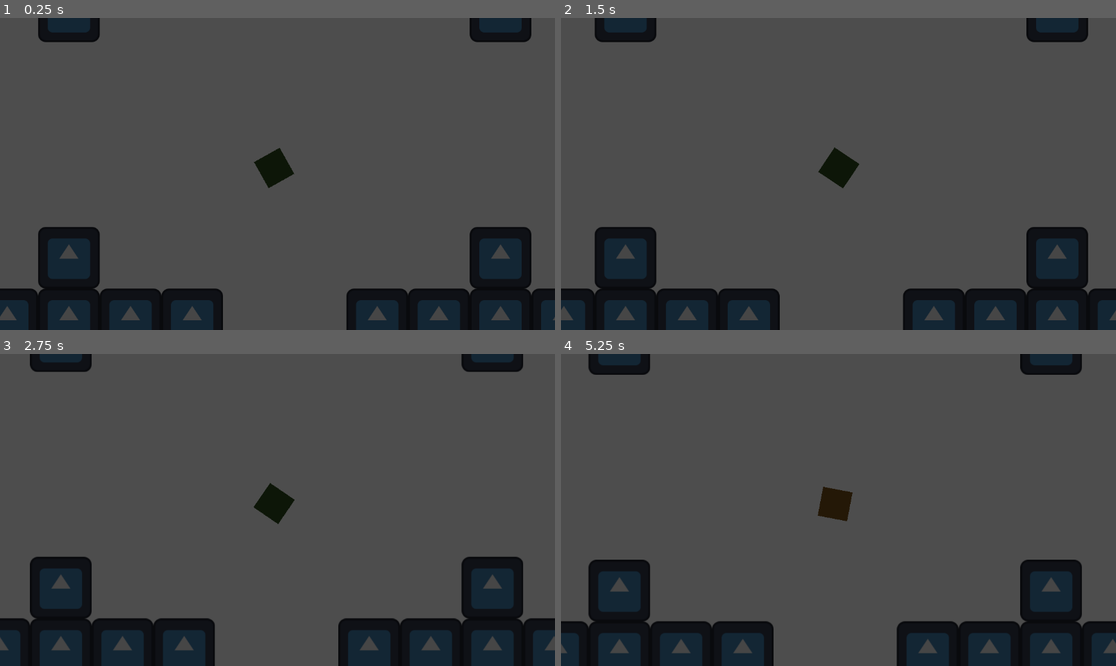
Above: before the commit, frames 1-4 (two rows, left to right).
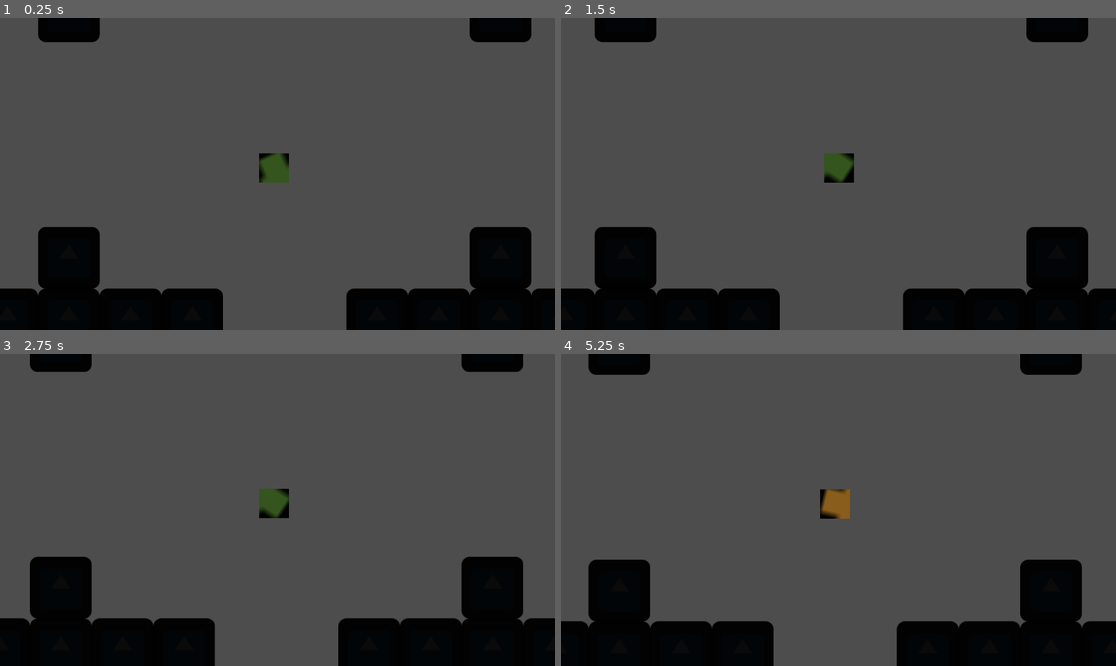
Above: after the commit, the same moments.

Repository: delaitaris/top-down-movement-game
Game: Godot game, scene res://scenes/game.tscn
Two runs of this game, one before a commit and one after it. Both use one fixed random seed, a clock stepped at 60 frames per second and the inputs below. The engine's default icon, where the game draws it, is replaced by a stand-in: a white triangle on a blue panel in a dark square.
Inputs (mouse positions are in pixels of both pictures, inside the frame that each line leads up to):
- Up to frame 1 (0.25 s): no input
- Up to frame 2 (1.5 s): tap Enter at 0.5 s; move the mouse to (749, 105) at 0.52 s; tap A (a) at 0.6 s; click (749, 105) at 0.67 s; tap D (d) at 0.8, 1.35 s; move the mouse to (749, 105) at 1.27 s; click (749, 105) at 1.42 s
- Up to frame 3 (2.75 s): tap S (s) at 1.55, 2.1 s; move the mouse to (188, 444) at 2.02 s; click (188, 444) at 2.17 s; tap W (w) at 2.3 s
- Up to frame 4 (5.25 s): move the mouse to (749, 441) at 2.77 s; tap W (w) at 2.85 s; click (749, 441) at 2.92 s; tap A (a) at 3.05, 3.6 s; move the mouse to (1005, 556) at 3.52 s; click (1005, 556) at 3.67 s; tap D (d) at 3.8, 4.35 s; move the mouse to (672, 463) at 4.27 s; click (672, 463) at 4.42 s; tap S (s) at 4.55 s; move the mouse to (866, 510) at 5.02 s; tap Ctrl (lower height) at 5.1 s; click (866, 510) at 5.17 s

The runs differ from the first frame. In frame 1, 8.4% of the frame differs, in the area x 0-100%, y 0-100%; in frame 2, 8.3%; in frame 3, 9.2%; in frame 4, 8.8%.

Commit message:
lights kinda work
they do work, but the flashlight looks shit and also idk how to make the ground tile size bigger

Diff:
--- a/project.godot
+++ b/project.godot
@@ -14,6 +14,10 @@
 run/main_scene="uid://byjy4ft7qper2"
 config/features=PackedStringArray("4.6", "Forward Plus")
 config/icon="res://sprites/icon.svg"
+
+[display]
+
+window/size/mode=2
 
 [input]
 
--- a/scenes/character.tscn
+++ b/scenes/character.tscn
@@ -4,6 +4,7 @@
 [ext_resource type="Texture2D" uid="uid://dvk7n6vvo4tlf" path="res://sprites/movement game player sprites.png" id="2_dp8ca"]
 [ext_resource type="Script" uid="uid://b4l0iga6446an" path="res://scripts/animated_sprite_2d.gd" id="3_0lw5n"]
 [ext_resource type="Script" uid="uid://cuyaapx2vxu13" path="res://scripts/camera_2d.gd" id="3_px5sl"]
+[ext_resource type="Texture2D" uid="uid://0glnptluhlvh" path="res://sprites/flashlight texture.png" id="5_dp8ca"]
 
 [sub_resource type="AtlasTexture" id="AtlasTexture_0lw5n"]
 atlas = ExtResource("2_dp8ca")
@@ -46,14 +47,6 @@
 
 [sub_resource type="CircleShape2D" id="CircleShape2D_e2o6t"]
 radius = 30.565504
-
-[sub_resource type="Gradient" id="Gradient_my7n2"]
-colors = PackedColorArray(1, 1, 1, 1, 0, 0, 0, 1)
-
-[sub_resource type="GradientTexture2D" id="GradientTexture2D_dp8ca"]
-gradient = SubResource("Gradient_my7n2")
-fill = 1
-fill_from = Vector2(0.5, 0.5)
 
 [node name="Character" type="CharacterBody2D" unique_id=323876973]
 script = ExtResource("1_wa5vi")
@@ -112,13 +105,15 @@
 initial_velocity_min = 40.0
 initial_velocity_max = 80.0
 
-[node name="PointLight2D" type="PointLight2D" parent="." unique_id=365348208]
-position = Vector2(181.99998, 126.499985)
-scale = Vector2(5.4687505, 6.734375)
-energy = 0.0
+[node name="PointLight2D" type="PointLight2D" parent="." unique_id=180403817]
+texture_filter = 1
+position = Vector2(182.68752, 123.99997)
+scale = Vector2(13.34375, 13.0625)
+range_item_cull_mask = 3
 shadow_enabled = true
-shadow_filter_smooth = 6.0
-texture = SubResource("GradientTexture2D_dp8ca")
+shadow_item_cull_mask = 3
+texture = ExtResource("5_dp8ca")
+offset = Vector2(30, 0)
 
 [connection signal="mouse_entered" from="West" to="." method="_on_west_mouse_entered"]
 [connection signal="mouse_exited" from="West" to="." method="_on_west_mouse_exited"]
--- a/scenes/game.tscn
+++ b/scenes/game.tscn
@@ -2,17 +2,40 @@
 
 [ext_resource type="PackedScene" uid="uid://b601km7ojh1bo" path="res://scenes/character.tscn" id="1_yqjtg"]
 [ext_resource type="Texture2D" uid="uid://ddxmxgyyfy8mn" path="res://sprites/icon.svg" id="2_lnu2h"]
+[ext_resource type="Texture2D" uid="uid://21m1c6lecaaj" path="res://sprites/basic tilemap blocks.png" id="3_lnu2h"]
+
+[sub_resource type="OccluderPolygon2D" id="OccluderPolygon2D_lbhrr"]
+polygon = PackedVector2Array(-64, -64, 64, -64, 64, 64, -64, 64)
 
 [sub_resource type="TileSetAtlasSource" id="TileSetAtlasSource_yqjtg"]
 texture = ExtResource("2_lnu2h")
 texture_region_size = Vector2i(128, 128)
 0:0/0 = 0
+0:0/0/occlusion_layer_0/polygon_0/polygon = SubResource("OccluderPolygon2D_lbhrr")
 0:0/0/physics_layer_0/polygon_0/points = PackedVector2Array(-64, -64, 64, -64, 64, 64, -64, 64)
 
 [sub_resource type="TileSet" id="TileSet_lnu2h"]
 tile_size = Vector2i(128, 128)
+occlusion_layer_0/light_mask = 1
 physics_layer_0/collision_layer = 1
 sources/0 = SubResource("TileSetAtlasSource_yqjtg")
+
+[sub_resource type="TileSetAtlasSource" id="TileSetAtlasSource_lbhrr"]
+texture = ExtResource("3_lnu2h")
+texture_region_size = Vector2i(32, 32)
+0:0/0 = 0
+1:0/0 = 0
+0:1/0 = 0
+1:1/0 = 0
+0:2/0 = 0
+1:2/0 = 0
+0:3/0 = 0
+1:3/0 = 0
+
+[sub_resource type="TileSet" id="TileSet_iywne"]
+tile_size = Vector2i(32, 32)
+physics_layer_0/collision_layer = 1
+sources/0 = SubResource("TileSetAtlasSource_lbhrr")
 
 [node name="Node2D" type="Node2D" unique_id=1356928179]
 
@@ -20,9 +43,17 @@
 position = Vector2(54, 6)
 
 [node name="TileMapLayer" type="TileMapLayer" parent="." unique_id=1943691467]
+light_mask = 3
+visibility_layer = 3
 position = Vector2(3, 0)
-tile_map_data = PackedByteArray("AAAAAAMAAAAAAAAAAAADAAMAAAA …(27568 unchanged characters)… AAAAAAADq/xYAAAAAAAAAAADa/wEAAAAAAAAAAAA=")
+tile_map_data = PackedByteArray("AAAAAAMAAAAAAAAAAAADAAMAAAA …(27568 unchanged characters)… AAAAAAADq/xYAAAAAAAAAAADa/wEAAAAAAAAAAAAvAP7/AAAAAAAAAAAvAP//AAAAAAAAAAAvAAAAAAAAAAAAAAAvAAEAAAAAAAAAAAA=")
 tile_set = SubResource("TileSet_lnu2h")
 
 [node name="CanvasModulate" type="CanvasModulate" parent="." unique_id=900697396]
-color = Color(0.27387273, 0.27387273, 0.27387273, 1)
+color = Color(0.03839716, 0.038397174, 0.038397126, 1)
+
+[node name="WallsGround" type="TileMapLayer" parent="." unique_id=229203416]
+light_mask = 2
+z_index = -2
+position = Vector2(-366, -298)
+tile_set = SubResource("TileSet_iywne")
--- a/scripts/character.gd
+++ b/scripts/character.gd
@@ -1,6 +1,7 @@
 extends CharacterBody2D
 @onready var particles: CPUParticles2D = $CPUParticles2D
 @onready var sprite: AnimatedSprite2D = $AnimatedSprite2D
+@onready var light: PointLight2D = $PointLight2D
 @export_range(0.0, 180.0) var cone_angle_degrees := 60.0
 
 enum Stance {STANDING, CROUCHING, CRAWLING}
@@ -14,7 +15,7 @@
 #mouse look & shooting
 func _process(_delta: float) -> void:
 	var mouse_pos = get_global_mouse_position()
-	sprite.look_at(mouse_pos)
+	light.look_at(mouse_pos)
 	if current_stance == Stance.STANDING:
 		print("yes")
 #movement
Binary file added: sprites/basic tilemap blocks.png
Not shown, added: sprites/basic tilemap blocks.png.import
Binary file added: sprites/flashlight texture.png
Not shown, added: sprites/flashlight texture.png.import
